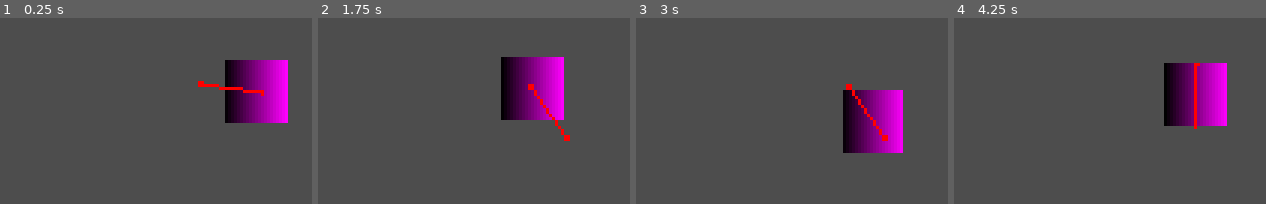
Above: before the commit, frames 1-4 (left to right).
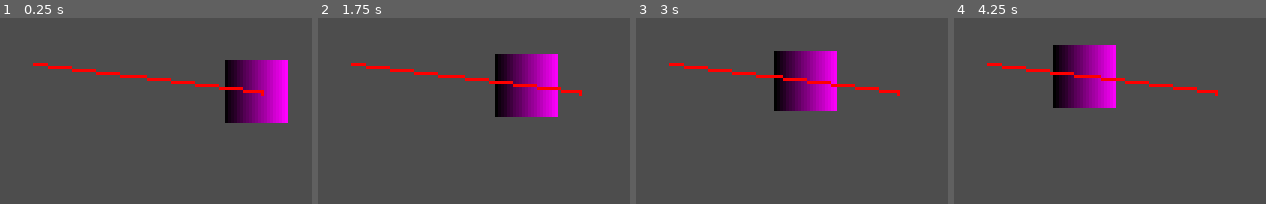
Above: after the commit, the same moments.

Repository: BoopEnthusiast/Micro-Jam-15
Game: Godot game, scene res://scenes/main.tscn
Two runs of this game, one before a commit and one after it. Both use one fixed random seed, a clock stepped at 60 frames per second and the inputs below.
Inputs:
- Up to frame 1 (0.25 s): no input
- Up to frame 2 (1.75 s): tap Enter (ui_accept) at 0.5, 0.77, 1.25, 1.52 s; hold Right (ui_right) from 0.53 s (still down)
- Up to frame 3 (3 s): release Right (ui_right) at 2.03 s; hold Left (ui_left) 2.03-2.78 s; tap Enter (ui_accept) at 2.75 s; hold Right (ui_right) from 2.78 s (still down)
- Up to frame 4 (4.25 s): keep holding Right (ui_right); tap Enter (ui_accept) at 3.02, 3.5, 3.77 s

The runs differ from the first frame. In frame 1, 0.9% of the frame differs, in the area x 10-66%, y 24-38%; in frame 2, 5.3%; in frame 3, 14%; in frame 4, 14%, in the area x 10-88%, y 14-60%.

Commit message:
minor project settings changed + pathfinding

Diff:
--- a/project.godot
+++ b/project.godot
@@ -13,6 +13,7 @@
 config/name="Micro Jam 15"
 run/main_scene="res://scenes/main.tscn"
 config/features=PackedStringArray("4.2", "Forward Plus")
+boot_splash/bg_color=Color(1, 0, 1, 1)
 config/icon="res://resources/icon.svg"
 
 [display]
@@ -24,5 +25,6 @@
 
 [rendering]
 
+textures/canvas_textures/default_texture_filter=0
 renderer/rendering_method="gl_compatibility"
 renderer/rendering_method.mobile="gl_compatibility"
--- a/scripts/npc_navigation.gd
+++ b/scripts/npc_navigation.gd
@@ -2,8 +2,8 @@
 
 
 # Constants
-const PATH_RADIUS = 50.0
+const PATH_RADIUS = 300.0
 
 
 func find_new_path() -> void:
-	target_position = get_parent().global_position + Vector2(randf() - 0.5, randf() - 0.5).normalized() * PATH_RADIUS
+	target_position = get_parent().global_position + Vector2(randf() - 0.5, randf() - 0.5).normalized() * PATH_RADIUS * clamp(randf(), 0.5, 1)
